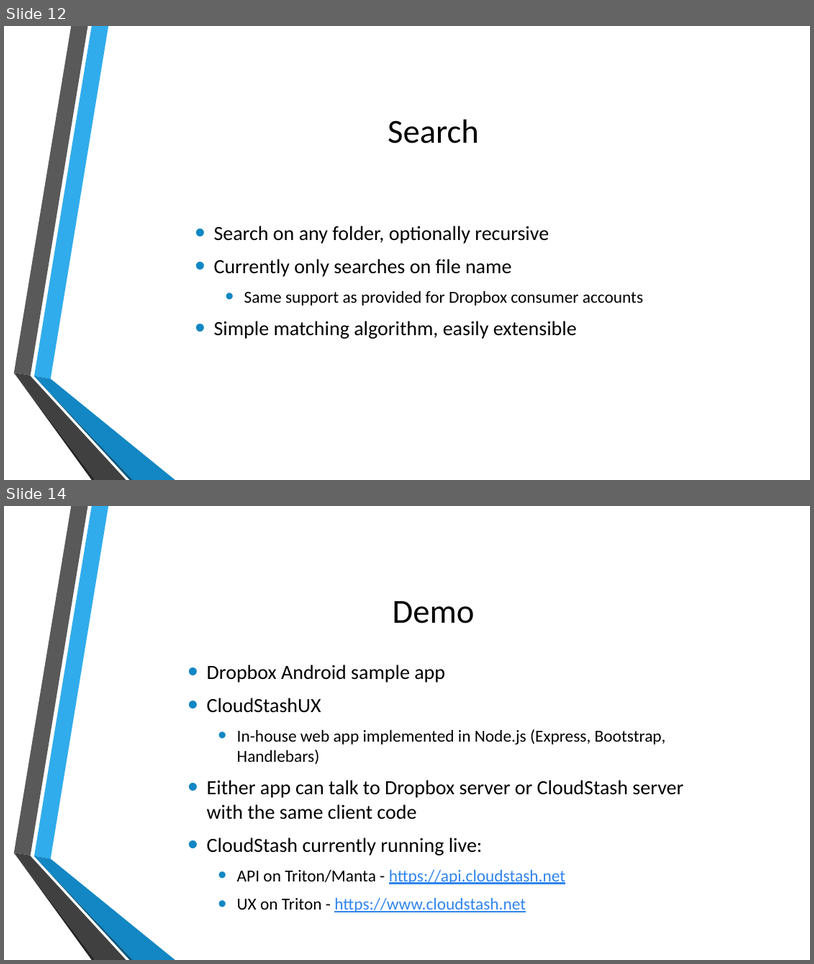
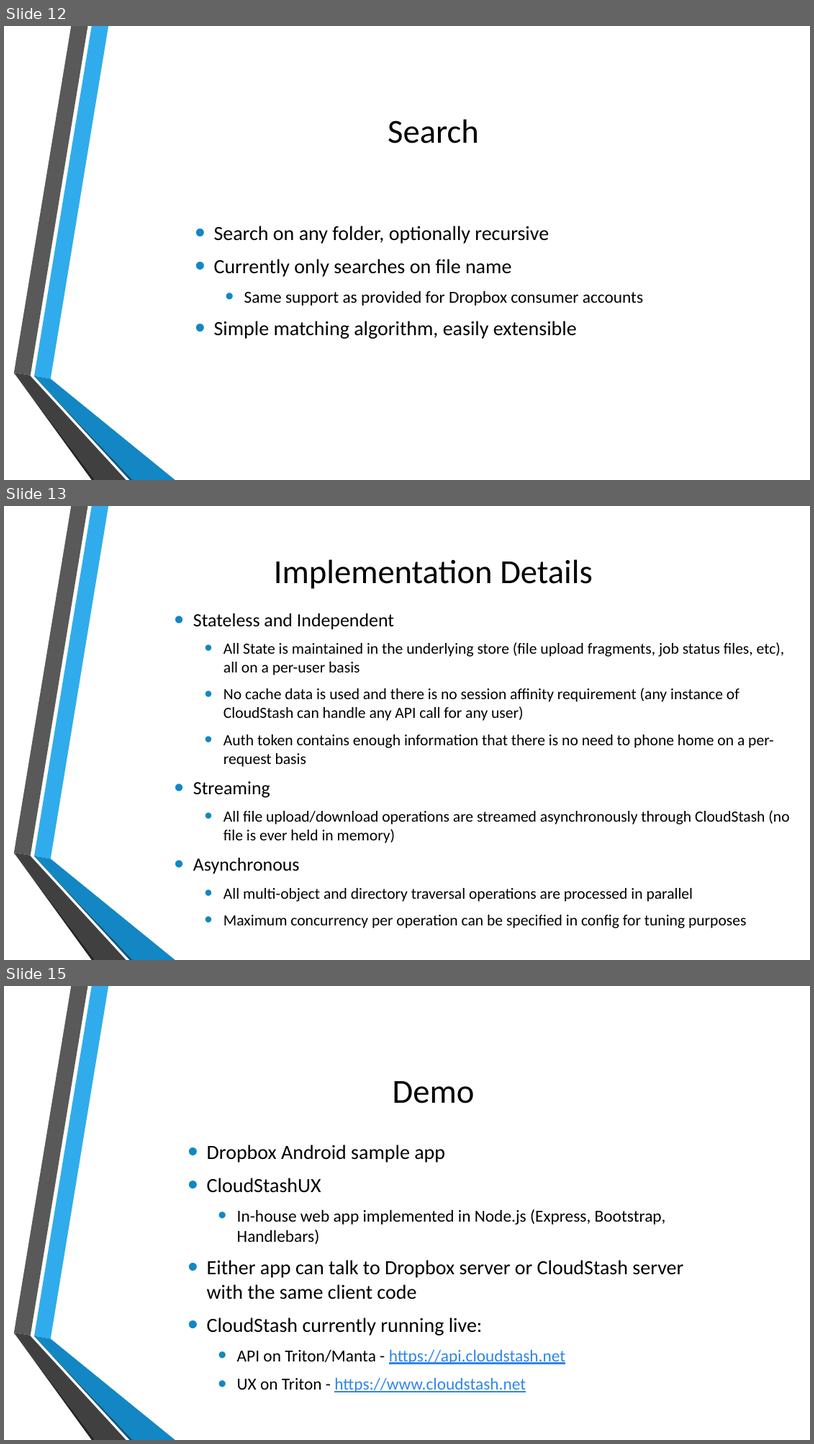
Before and after one commit to SynchroLabs/CloudStash, a slide deck: docs/CloudStash.pptx. Shown one above the other, each under a label of ours: slides 12 and 14 before the commit, slides 12, 13 and 15 after it; the slides between them are not shown. The pictures are 814x964 and 814x1444 pixels, drawn with LibreOffice and Linux fonts; fonts in the diff are those of the drawing; background and template pictures are left out. Boxes give left, top, right and bottom in pixels: in the first picture for what was removed or moved away, otherwise in the second. Text is boxed around its words. In the diff, an @@ line names an element or a change of style, - is before the commit and + after.

```diff
--- a/docs/CloudStash.pptx
+++ b/docs/CloudStash.pptx
@@ slide 13 added at [4,506,810,960], background picture (left out); not listed: 6 template elements that a slide beside it also shows @@
@@ title added at [274,559,593,589], 40 pt, text #000000 @@
+Implementation Details
@@ text added at [193,613,790,928], 18.5 pt, text #000000 @@
+• Stateless and Independent
+  • All State is maintained in the underlying store (file upload fragments, job status files, etc), all on a per-user basis
+  • No cache data is used and there is no session affinity requirement (any instance of CloudStash can handle any API call for any user)
+  • Auth token contains enough information that there is no need to phone home on a per-request basis
+• Streaming
+  • All file upload/download operations are streamed asynchronously through CloudStash (no file is ever held in memory)
+• Asynchronous
+  • All multi-object and directory traversal operations are processed in parallel
+  • Maximum concurrency per operation can be specified in config for tuning purposes
@@ what was slide 14 is now slide 15 @@
```
Also in this commit, not shown: 1 slide changed.
